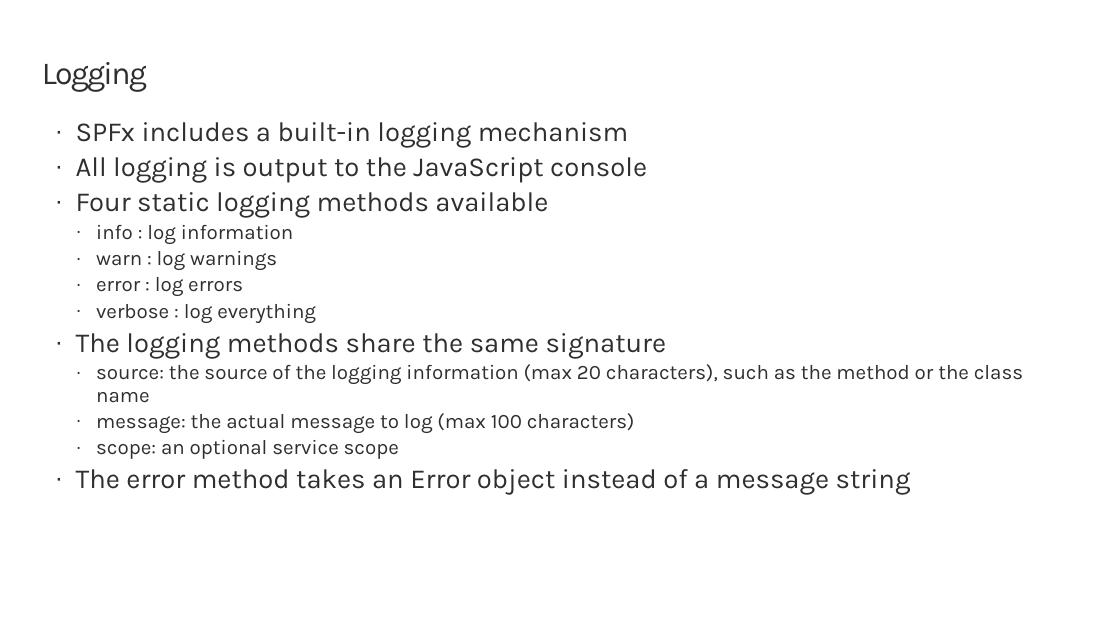
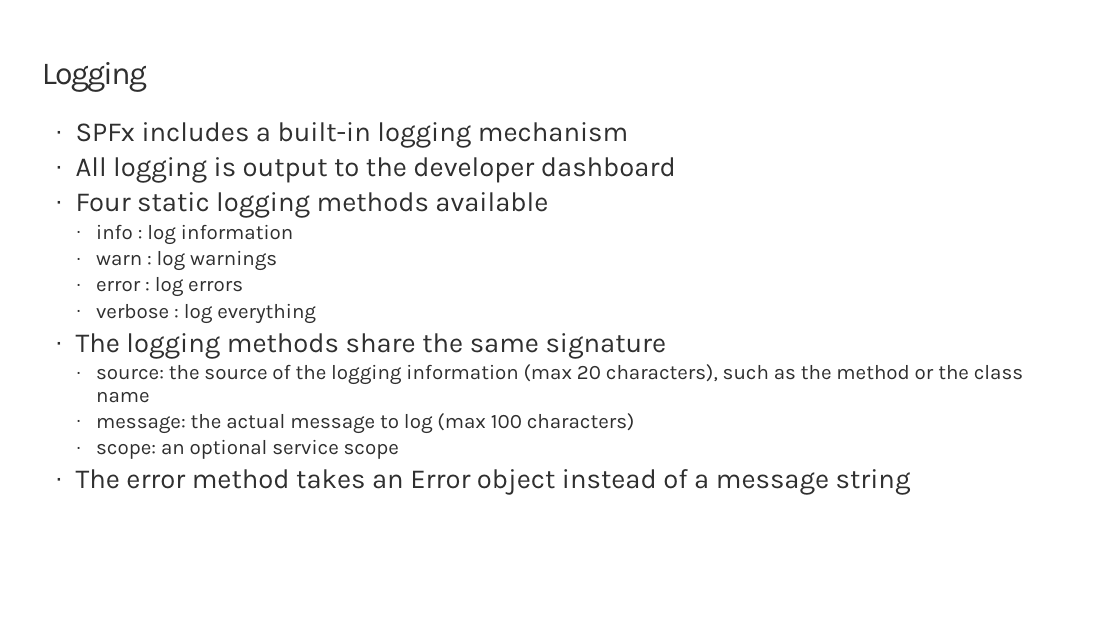
Before and after one commit to renahorton218/SharePoint-spfx-web-parts, a slide deck: slide 14 of 03-spfxapi.pptx (slide 15 before the commit). Drawn at 1120x630 pixels with LibreOffice and Linux fonts; fonts in the diff are those of the drawing; background and template pictures are left out. Boxes give left, top, right and bottom in pixels: in the first picture for what was removed or moved away, otherwise in the second. Text is boxed around its words. In the diff, an @@ line names an element or a change of style, - is before the commit and + after.

```diff
--- a/03-spfxapi.pptx
+++ b/03-spfxapi.pptx
@@ text at (76,157,676,183): text changed @@
-· All logging is output to the JavaScript console
+· All logging is output to the developer dashboard
```
Also in this commit, not shown: 6 other slides changed, 1 slide removed.
